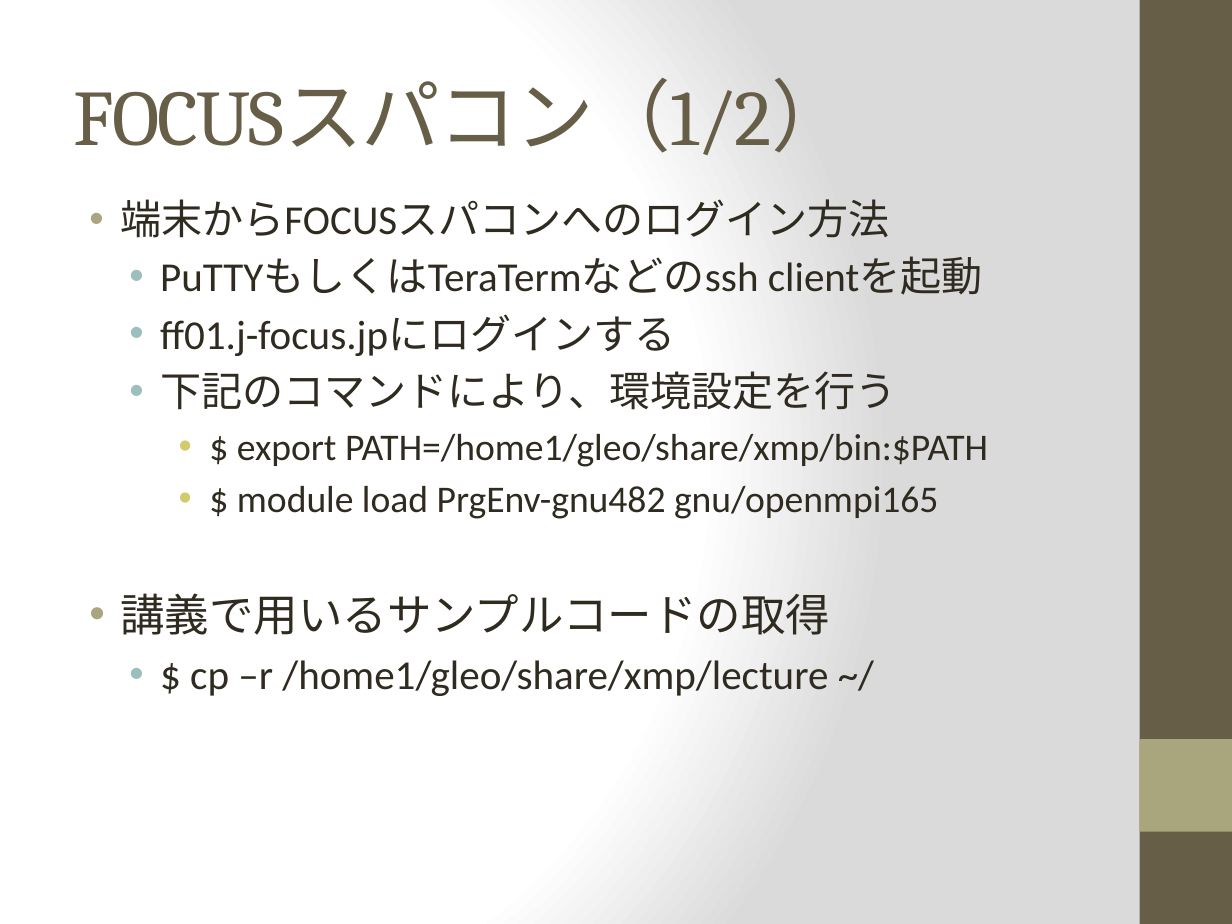
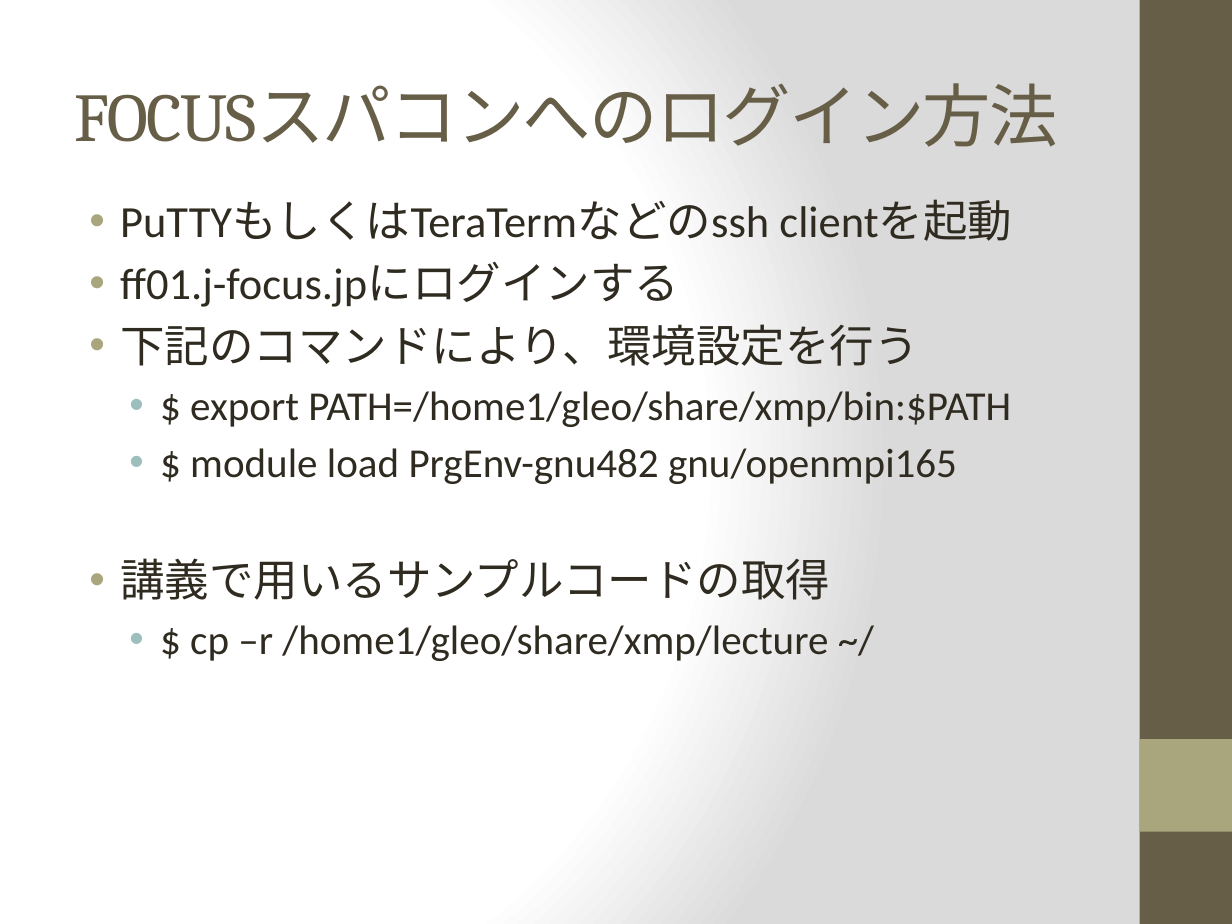
Before and after one commit to XcalableMP/Lecture, a slide deck: slide 3 of misc/FOCUS/FOCUS.pptx. Drawn at 1232x924 pixels with LibreOffice and Linux fonts; fonts in the diff are those of the drawing. Boxes give left, top, right and bottom in pixels: in the first picture for what was removed or moved away, otherwise in the second. Text is boxed around its words. In the diff, an @@ line names an element or a change of style, - is before the commit and + after.

Commit message:
Minor fix for focus manual

```diff
--- a/misc/FOCUS/FOCUS.pptx
+++ b/misc/FOCUS/FOCUS.pptx
@@ title at [74, 83, 1058, 147]: text changed; size 46 to 40 pt @@
-FOCUSスパコン（1/2）
+FOCUSスパコンへのログイン方法
@@ text at [120, 199, 890, 238]: paragraph removed @@
-• 端末からFOCUSスパコンへのログイン方法
@@ text at [120, 200, 1012, 484]: size 24 to 26 pt in "PuTTYもしくはTeraTermなどのssh clientを起動", "ff01.j-focus.jpにログインする", "下記のコマンドにより、環境設定を行う"; size 22 to 24 pt in "$ export PATH=/home1/gleo/share/xmp/bin:$PATH", "$ module load PrgEnv-gnu482 gnu/openmpi165"; list level 2 to 1 in "PuTTYもしくはTeraTermなどのssh clientを起動"; bullet colour #9CBEBD to #A9A57C; list level 2 to 1 in "ff01.j-focus.jpにログインする"; list level 2 to 1 in "下記のコマンドにより、環境設定を行う"; list level 3 to 2 in "$ export PATH=/home1/gleo/share/xmp/bin:$PATH"; bullet colour #D2CB6C to #9CBEBD; list level 3 to 2 in "$ module load PrgEnv-gnu482 gnu/openmpi165" @@
```
Also in this commit, not shown: 1 other slide changed.
